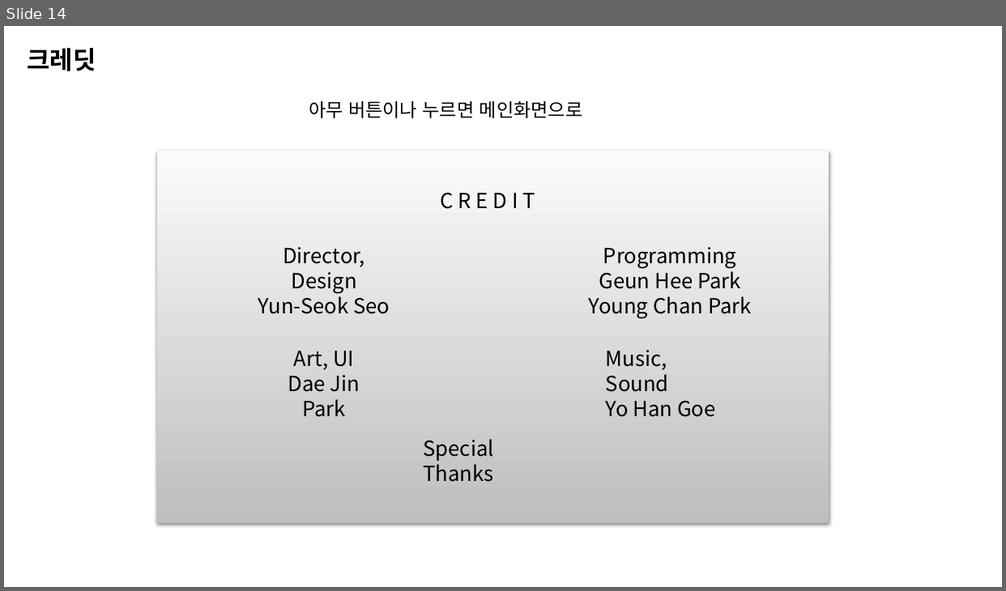
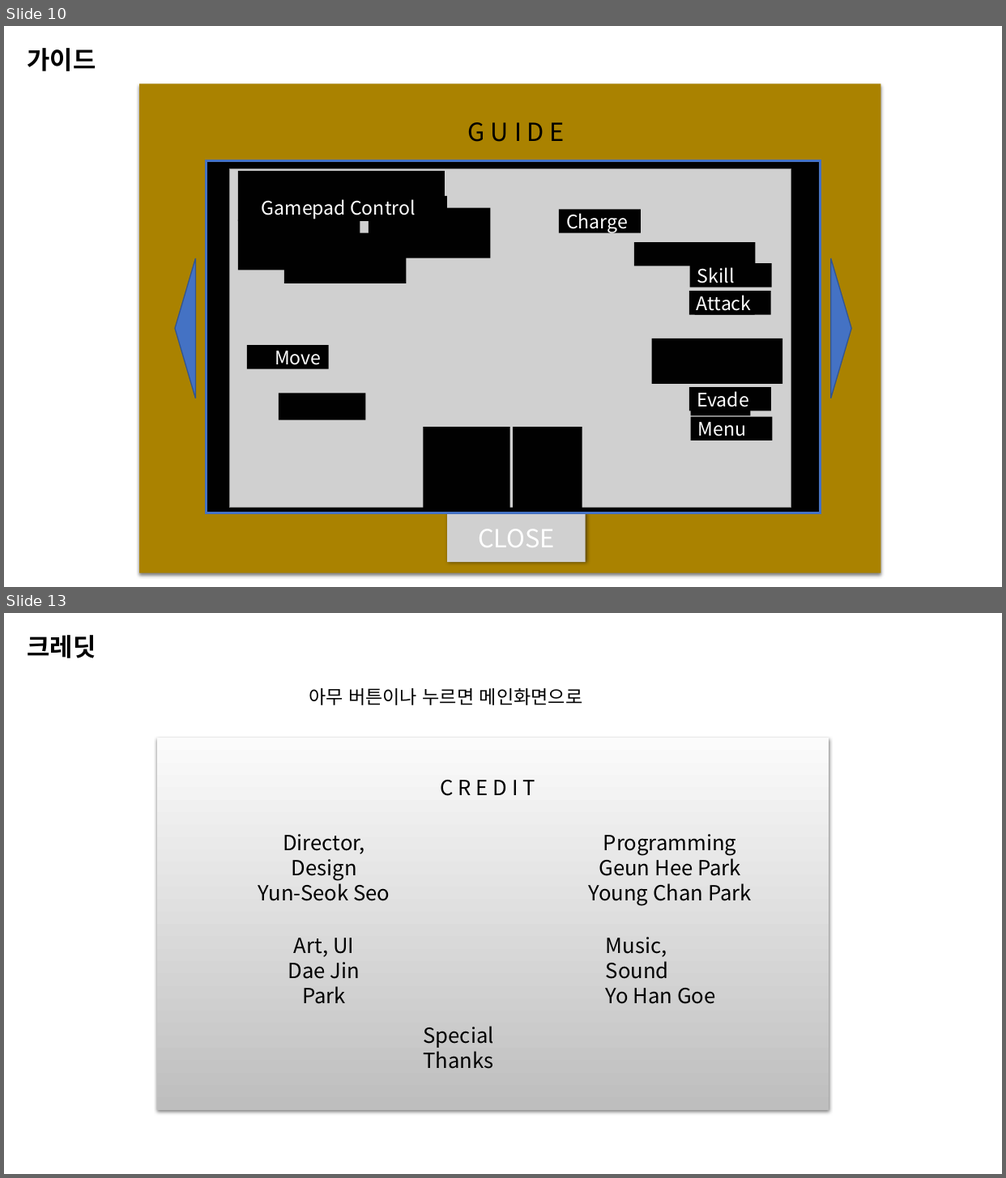
Before and after one commit to penspanic/ITWGamejam, a slide deck: Plan/Rocketman_씬&스킬구성.pptx. Shown one above the other, each under a label of ours: slide 14 before the commit, slides 10 and 13 after it; the slides between them are not shown. The pictures are 1006x591 and 1006x1178 pixels, drawn with LibreOffice and Linux fonts; fonts in the diff are those of the drawing; grey boxes stand for pictures. Boxes give left, top, right and bottom in pixels: in the first picture for what was removed or moved away, otherwise in the second. Text is boxed around its words. In the diff, an @@ line names an element or a change of style, - is before the commit and + after.

```diff
--- a/Plan/Rocketman_씬&스킬구성.pptx
+++ b/Plan/Rocketman_씬&스킬구성.pptx
@@ slide 10 added at (x1=4, y1=26, x2=1002, y2=587), background #FFFFFF @@
@@ text added at (x1=27, y1=48, x2=96, y2=71), 24 pt, text #000000, bold @@
+가이드
@@ rectangle added at (x1=139, y1=84, x2=881, y2=574), fill #AA8200 @@
@@ text added at (x1=468, y1=122, x2=565, y2=142), 24 pt, text #000000 @@
+G U I D E
@@ rectangle added at (x1=206, y1=160, x2=820, y2=514), fill #010101, outline #4472C4 2.25 pt @@
@@ group added at (x1=229, y1=169, x2=791, y2=508): 17 rectangles, 2 texts, 1 picture @@
+Charge
+Evade
+Skill
+Attack
+Move
+Menu
+Gamepad Control
@@ triangle added at (x1=175, y1=258, x2=196, y2=399), fill #4472C4, outline #325491 1 pt @@
@@ triangle added at (x1=831, y1=258, x2=852, y2=399), fill #4472C4, outline #325491 1 pt @@
@@ picture added at (x1=447, y1=514, x2=586, y2=562), 24 pt, text #FFFFFF @@
+CLOSE
@@ what was slide 14 is now slide 13 @@
```
Also in this commit, not shown: 1 slide changed, 2 other slides added, 4 slides removed, 2 other files.
